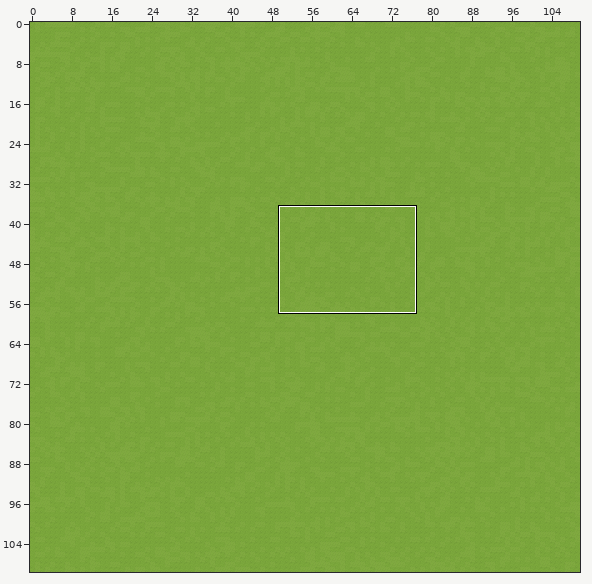
Level history. Tiled map (JSON): games/midnight-ride/assets/tiled/actualMap.json. The first picture is a wide view before the edit; the outline marks the close-up.
Close-up. As it was:
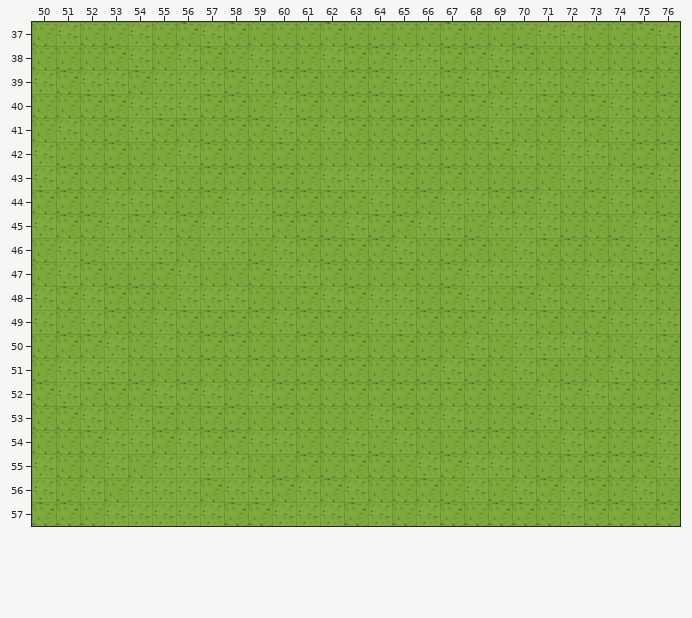
Cells are 126x126 px. Shown: x 50..76, y 37..57. The commit also changed other parts of the map, which this record leaves out. The old version is drawn lined up with the new one.
The result:
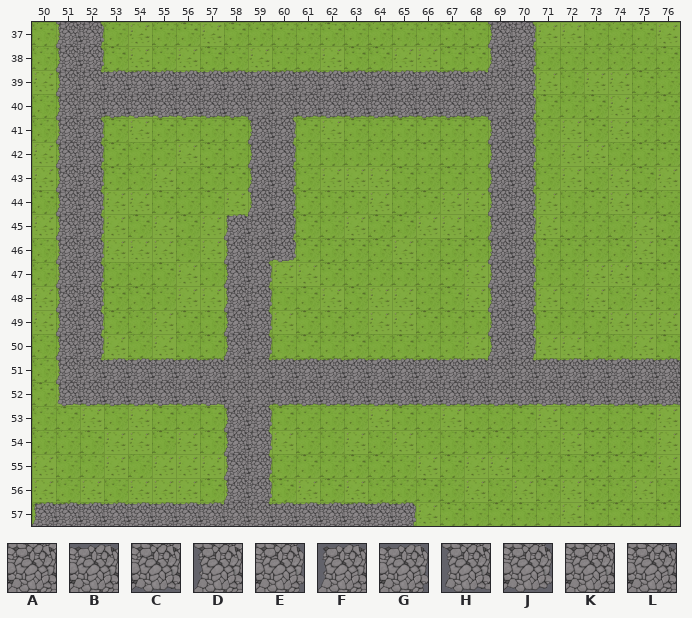
Key: from "road-tiles": A 0, B 3, C 4, D 5, E 6, F 7, G 8, H 9, J 10, K 11, L 12.
_ is an empty cell, . an unchanged one.
What changed:
map size 200x200 -> 150x150 cells
--- layer "Road"
@@ x 50..76 @@
-37 .__................__......
-38 .__................__......
-39 .____________________......
-40 .____________________......
-41 .__......__........__......
-42 .__......__........__......
-43 .__......__........__......
-44 .__......__........__......
-45 .__.....___........__......
-46 .__.....___........__......
-47 .__.....__.........__......
-48 .__.....__.........__......
-49 .__.....__.........__......
-50 .__.....__.........__......
-51 .__________________________
-52 .__________________________
-53 ........__.................
-54 ........__.................
-55 ........__.................
-56 ........__.................
-57 ________________...........
+37 .DE................DE......
+38 .DE................DE......
+39 .DLBBBBBBBBBBBBBBBBAE......
+40 .DKCCCCCCAKCCCCCCCCAE......
+41 .DE......DE........DE......
+42 .DE......DE........DE......
+43 .DE......DE........DE......
+44 .DE......DE........DE......
+45 .DE.....FAE........DE......
+46 .DE.....DKJ........DE......
+47 .DE.....DE.........DE......
+48 .DE.....DE.........DE......
+49 .DE.....DE.........DE......
+50 .DE.....DE.........DE......
+51 .DLBBBBBALBBBBBBBBBALBBBBBB
+52 .HCCCCCCAKCCCCCCCCCCCCCCCCC
+53 ........DE.................
+54 ........DE.................
+55 ........DE.................
+56 ........DE.................
+57 FBBBBBBBALBBBBBG...........
Changed places in both close-ups, as pixel boxes (x1, y1, x2, y2):
added: (32, 22, 680, 526)
